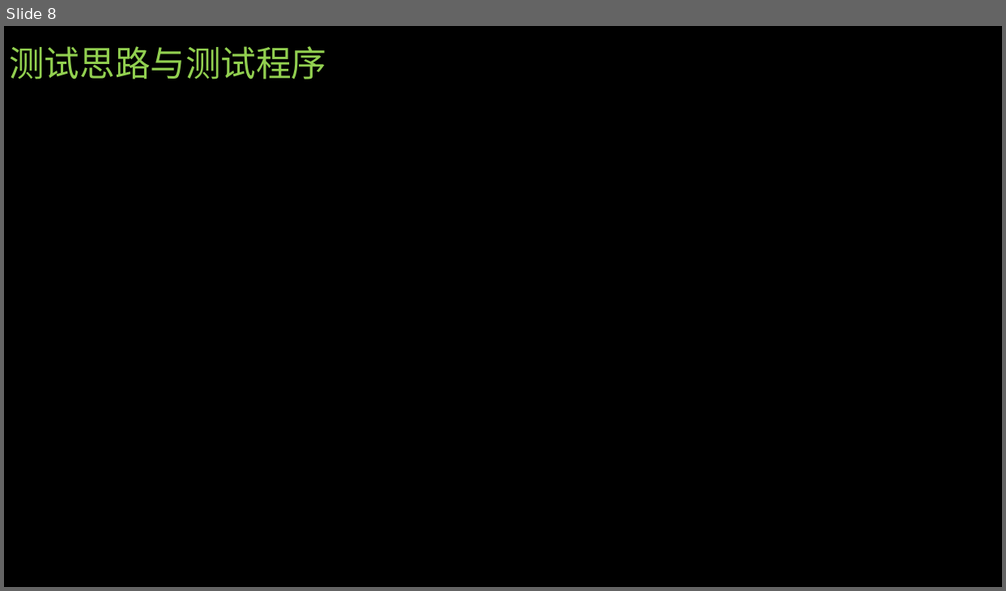
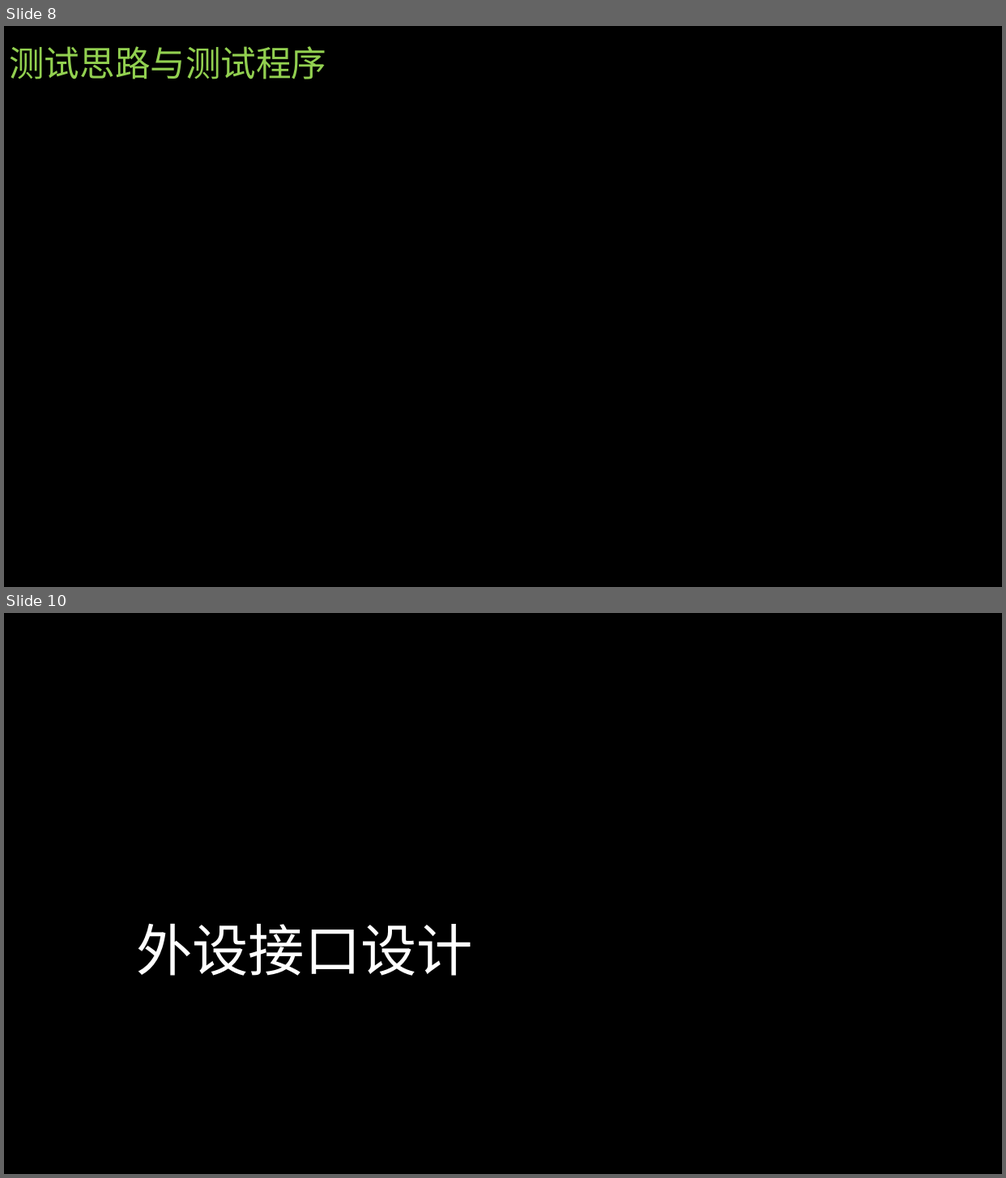
Before and after one commit to CTmH/sMIPS, a slide deck: 团队展示.pptx. Shown one above the other, each under a label of ours: slide 8 before the commit, slides 8 and 10 after it; the slides between them are not shown. The pictures are 1006x591 and 1006x1178 pixels, drawn with LibreOffice and Linux fonts; fonts in the diff are those of the drawing. Boxes give left, top, right and bottom in pixels: in the first picture for what was removed or moved away, otherwise in the second. Text is boxed around its words. In the diff, an @@ line names an element or a change of style, - is before the commit and + after.

```diff
--- a/团队展示.pptx
+++ b/团队展示.pptx
@@ slide 10 added at (x1=4, y1=613, x2=1002, y2=1174), background #000000 @@
@@ title added at (x1=136, y1=923, x2=473, y2=976), 54 pt, text #FFFFFF @@
+外设接口设计
```
Also in this commit, not shown: 3 slides changed, 4 other slides added, 3 slides removed.
